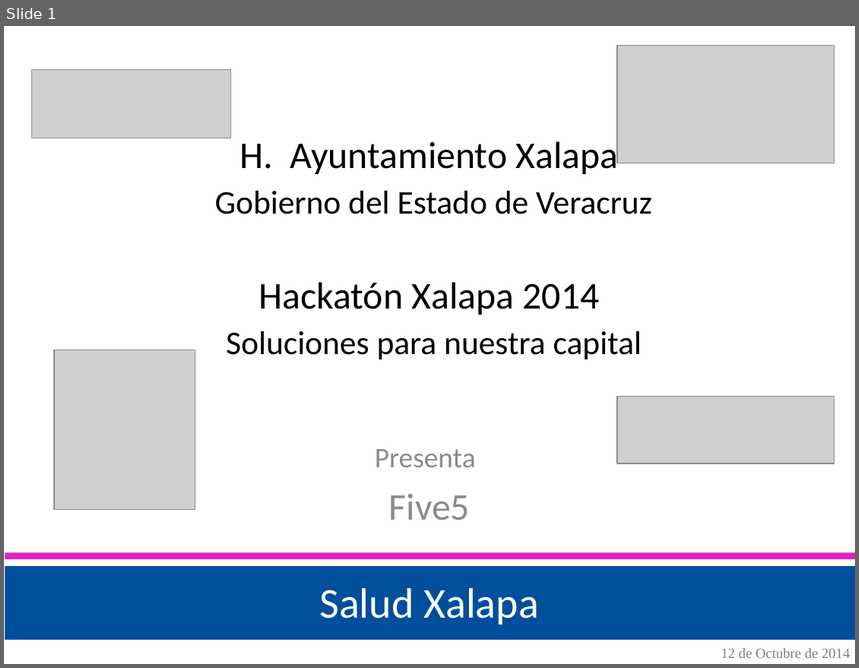
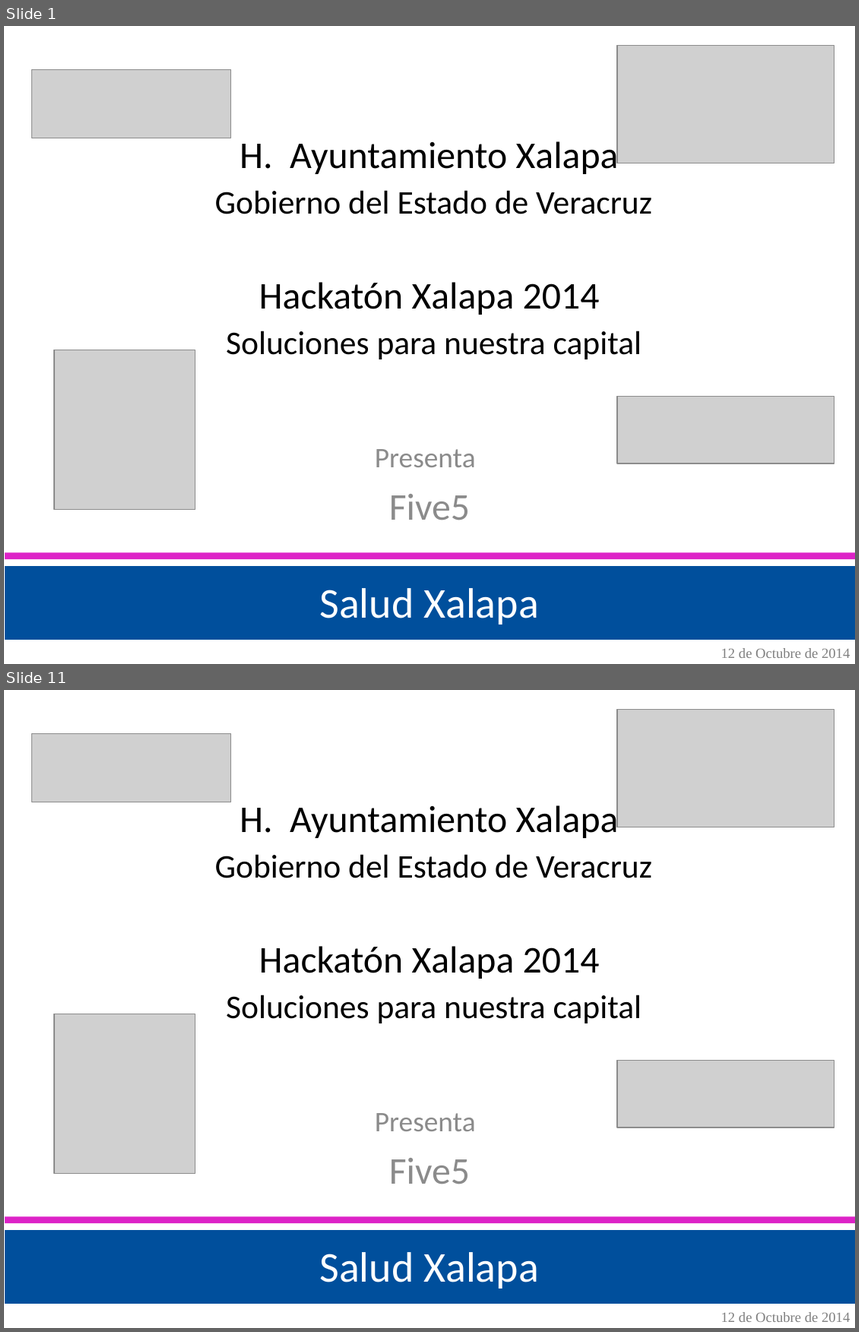
Before and after one commit to HackatonFive5/SaludXalapa, a slide deck: resources/SS Salud Xalapa.pptx. Shown one above the other, each under a label of ours: slide 1 before the commit, slides 1 and 11 after it; the slides between them are not shown. The pictures are 859x668 and 859x1332 pixels, drawn with LibreOffice and Linux fonts; fonts in the diff are those of the drawing; grey boxes stand for pictures. Boxes give left, top, right and bottom in pixels: in the first picture for what was removed or moved away, otherwise in the second. Text is boxed around its words. In the diff, an @@ line names an element or a change of style, - is before the commit and + after.

Commit message:
Presentación y dudas
Se han incluido la presentación y las dudas al respecto de la
presentación de más tarde en #HackatonXalapa

```diff
--- a/resources/SS Salud Xalapa.pptx
+++ b/resources/SS Salud Xalapa.pptx
@@ slide 11 added at bbox=[4, 690, 855, 1328], background #FFFFFF @@
@@ picture added at bbox=[617, 710, 834, 827] @@
@@ picture added at bbox=[31, 733, 230, 802] @@
@@ text added at bbox=[215, 801, 652, 878], 28 pt, text #000000 @@
+H. Ayuntamiento Xalapa
+Gobierno del Estado de Veracruz
@@ title added at bbox=[226, 946, 642, 1024], 28 pt, text #000000 @@
+Hackatón Xalapa 2014
+Soluciones para nuestra capital
@@ picture added at bbox=[54, 1015, 195, 1174] @@
@@ picture added at bbox=[617, 1060, 834, 1128] @@
@@ subtitle added at bbox=[375, 1113, 476, 1184], 24 pt, text #8C8C8C @@
+Presenta
+Five5
@@ rectangle added at bbox=[5, 1217, 855, 1224], fill #DD23C7 @@
@@ rectangle added at bbox=[5, 1230, 855, 1305], fill #004F9C @@
@@ text added at bbox=[319, 1252, 539, 1289], 36 pt, text #FFFFFF @@
+Salud Xalapa
@@ text added at bbox=[721, 1312, 850, 1322], 12 pt, text #808080 @@
+12 de Octubre de 2014
```
Also in this commit, not shown: 9 other slides added, 1 slide removed, 4 other files.
